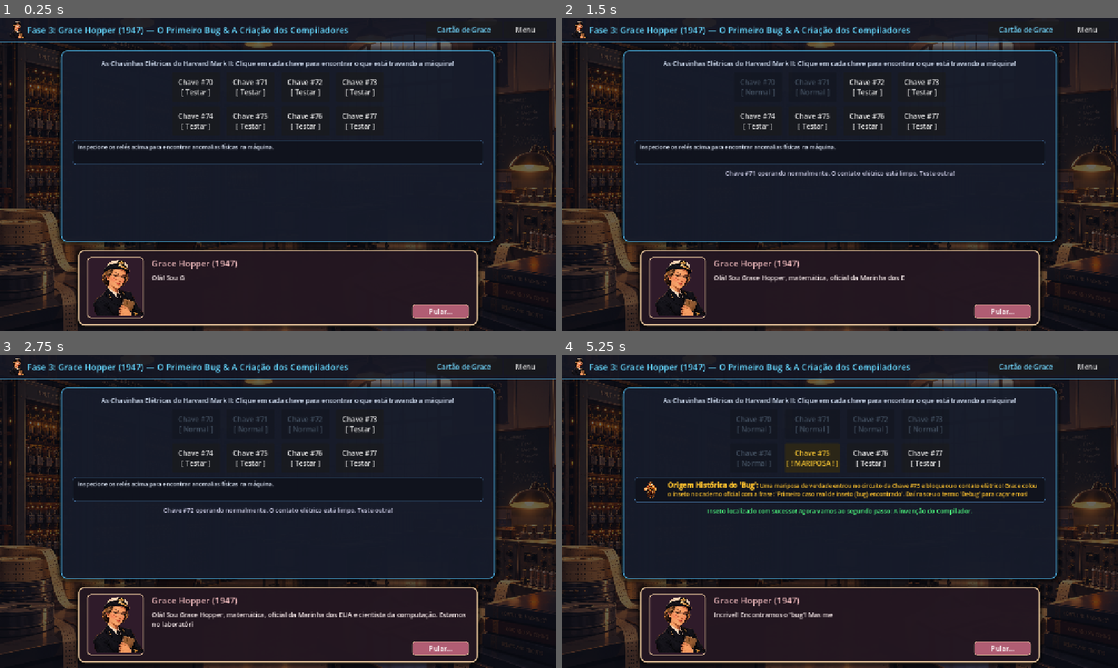
Above: before the commit, frames 1-4 (two rows, left to right).
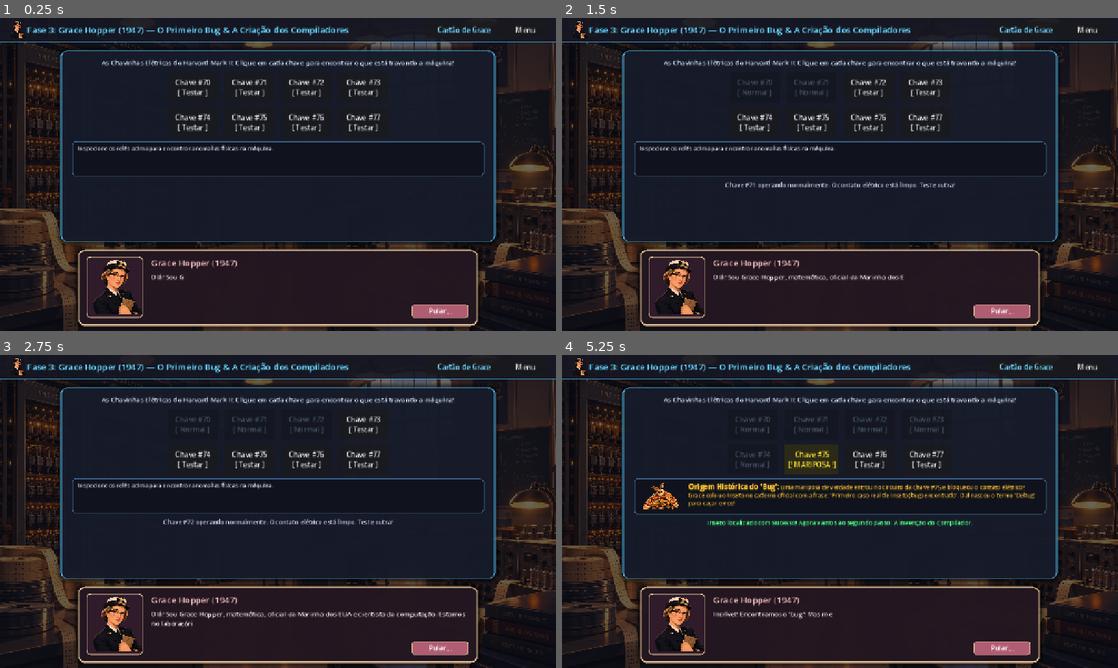
Above: after the commit, the same moments.

Repository: profthiagomendonca/Pioneiras-Alem
Game: Godot game, scene res://src/scenes/stages/stage_grace/stage_grace.tscn
Same seed, same stepped clock (60 frames per second), same inputs: the game is played once before the commit and once after it. This scene is started directly instead of the project's main scene.
Inputs (mouse positions are in pixels of both pictures, inside the frame that each line leads up to):
- Up to frame 1 (0.25 s): no input
- Up to frame 2 (1.5 s): click "Chave #70 [ Testar ]" at 0.5 s; click "Chave #71 [ Testar ]" at 1.25 s
- Up to frame 3 (2.75 s): click "Chave #72 [ Testar ]" at 2 s
- Up to frame 4 (5.25 s): click "Chave #73 [ Testar ]" at 2.75 s; click "Chave #74 [ Testar ]" at 3.5 s; click "Chave #75 [ Testar ]" at 4.25 s; click (812, 458) at 5 s, where only the run before the commit has a clickable "Chave #75 [ ! MARIPOSA ! ]"

The runs differ from the first frame. In frame 1, 6.5% of the frame differs, in the area x 1-97%, y 1-99%; in frame 2, 7.5%; in frame 3, 7.8%; in frame 4, 9.5%.

Commit message:
fix: corrigir icone do cabo 2, destacar mariposa com zoom em alta resolucao e aprimorar nitidez de fontes

Diff:
--- a/project.godot
+++ b/project.godot
@@ -1,10 +1,6 @@
 ; Engine configuration file.
 ; It's best edited using the editor UI and not directly,
-; since the parameters that go here are not all obvious.
-;
-; Format:
-;   [section] ; section goes between []
-;   param=value ; assign values to parameters
+; but it can be edited safely if you know what you are doing.
 
 config_version=5
 
@@ -13,8 +9,7 @@
 config/name="Pioneiras & Além"
 config/description="Jogo educativo e narrativo sobre as mulheres pioneiras da computação para o Computer on the Beach (COTB)."
 run/main_scene="res://src/scenes/main_menu/main_menu.tscn"
-config/features=PackedStringArray("4.6", "GL Compatibility")
-config/icon="res://icon.svg"
+config/features=PackedStringArray("4.3", "GL Compatibility")
 
 [autoload]
 
@@ -25,11 +20,23 @@
 
 window/size/viewport_width=1280
 window/size/viewport_height=720
+window/size/mode=0
+window/size/resizable=true
 window/stretch/mode="canvas_items"
 window/stretch/aspect="expand"
 window/handheld/orientation=4
 
+[gui]
+
+theme/default_font_antialiasing=1
+theme/default_font_hinting=2
+theme/default_font_subpixel_positioning=1
+
 [rendering]
 
 renderer/rendering_method="gl_compatibility"
-environment/defaults/default_clear_color=Color(0.1, 0.06, 0.09, 1)
+renderer/rendering_method.web="gl_compatibility"
+environment/defaults/default_clear_color=Color(0.10, 0.06, 0.09, 1)
+textures/canvas_textures/default_texture_filter=1
+2d/snap/snap_2d_transforms_to_pixel=true
+2d/snap/snap_2d_vertices_to_pixel=true
--- a/src/scenes/stages/stage_eniac/stage_eniac.gd
+++ b/src/scenes/stages/stage_eniac/stage_eniac.gd
@@ -26,13 +26,13 @@
 		"connected": false
 	},
 	{
-		"source": "Cabo 2: O Canal dos Números (Dados para a Conta)",
+		"source": "Cabo 2: Os Números (Dados para a Conta)",
 		"target": "Unidade de Fazer Contas (Processador / Multiplicador)",
 		"desc": "[b][color=#4fc3f7]2. Cabo dos Números (Canal de Dados):[/color][/b]\nLeva os números da trajetória guardados na memória até a peça da máquina responsável por multiplicar e fazer as contas!",
 		"connected": false
 	},
 	{
-		"source": "Cabo 3: A Saída da Resposta (Gravação Final)",
+		"source": "Cabo 3: A Resposta (Gravação Final)",
 		"target": "Mecanismo Perfurador de Cartões (Saída / Impressora)",
 		"desc": "[b][color=#81c784]3. Cabo da Resposta (Canal de Saída):[/color][/b]\nApós a conta ser feita, este cabo leva o resultado pronto para acionar as agulhas e perfurar o papel, entregando a resposta final aos cientistas!",
 		"connected": false
@@ -113,17 +113,18 @@
 
 	for idx in source_indices:
 		var btn = Button.new()
-		btn.custom_minimum_size = Vector2(360, 56)
-		btn.text = patch_connections[idx]["source"]
+		btn.custom_minimum_size = Vector2(420, 56)
+		btn.text = " " + patch_connections[idx]["source"]
 		btn.icon = cable_texture
 		btn.expand_icon = true
+		btn.alignment = HORIZONTAL_ALIGNMENT_LEFT
 		btn.set_meta("conn_index", idx)
 		btn.pressed.connect(_on_source_clicked.bind(btn, idx))
 		sources_container.add_child(btn)
 
 	for idx in target_indices:
 		var btn = Button.new()
-		btn.custom_minimum_size = Vector2(360, 56)
+		btn.custom_minimum_size = Vector2(420, 56)
 		btn.text = "[ Conectar aqui ]\n" + patch_connections[idx]["target"]
 		btn.set_meta("conn_index", idx)
 		btn.pressed.connect(_on_target_clicked.bind(btn, idx))
--- a/src/scenes/stages/stage_grace/stage_grace.gd
+++ b/src/scenes/stages/stage_grace/stage_grace.gd
@@ -10,7 +10,7 @@
 @onready var btn_learning_card: Button = %BtnLearningCard
 @onready var btn_menu: Button = %BtnMenu
 
-var moth_texture = preload("res://src/assets/textures/icons/mariposa.png")
+var moth_texture = preload("res://src/assets/textures/icons/mariposa_bug.png")
 
 var synthesis_modal_scene = preload("res://src/scenes/stages/stage_synthesis_modal.tscn")
 var synthesis_modal: PanelContainer = null
@@ -98,7 +98,7 @@
 func _setup_relays() -> void:
 	for i in range(8):
 		var btn = Button.new()
-		btn.custom_minimum_size = Vector2(110, 68)
+		btn.custom_minimum_size = Vector2(115, 70)
 		btn.text = "Chave #" + str(70 + i) + "\n[ Testar ]"
 		btn.pressed.connect(_on_relay_clicked.bind(i, btn))
 		relays_grid.add_child(btn)
@@ -110,8 +110,11 @@
 	if idx == moth_relay_index:
 		AudioManager.play_success()
 		bug_found = true
-		btn.text = "Chave #" + str(70 + idx) + "\n[ ! MARIPOSA ! ]"
-		btn.modulate = Color(1.0, 0.8, 0.2)
+		btn.icon = moth_texture
+		btn.expand_icon = true
+		btn.text = " Chave #" + str(70 + idx) + "\n [! MARIPOSA !]"
+		btn.modulate = Color(1.0, 0.9, 0.2)
+		moth_icon_rect.texture = moth_texture
 		moth_icon_rect.show()
 
 		bug_info_label.text = "[color=#fbc02d][b]Origem Histórica do 'Bug':[/b] Uma mariposa de verdade entrou no circuito da …(216 unchanged characters)…
--- a/src/scenes/stages/stage_grace/stage_grace.tscn
+++ b/src/scenes/stages/stage_grace/stage_grace.tscn
@@ -3,7 +3,7 @@
 [ext_resource type="Script" path="res://src/scenes/stages/stage_grace/stage_grace.gd" id="1_stage"]
 [ext_resource type="PackedScene" path="res://src/scenes/dialogue_system/dialogue_box.tscn" id="2_dialogue"]
 [ext_resource type="Texture2D" path="res://src/assets/textures/backgrounds/Fundo fase 2.png" id="3_bg_grace"]
-[ext_resource type="Texture2D" path="res://src/assets/textures/icons/mariposa.png" id="4_moth"]
+[ext_resource type="Texture2D" path="res://src/assets/textures/icons/mariposa_bug.png" id="4_moth"]
 
 [sub_resource type="StyleBoxFlat" id="StyleBoxFlat_header"]
 bg_color = Color(0.08, 0.09, 0.14, 0.85)
@@ -146,24 +146,24 @@
 columns = 4
 
 [node name="BugPanel" type="PanelContainer" parent="MainPanel/Margin/VBox"]
-custom_minimum_size = Vector2(0, 56)
+custom_minimum_size = Vector2(0, 80)
 layout_mode = 2
 theme_override_styles/panel = SubResource("StyleBoxFlat_desc")
 
 [node name="Margin" type="MarginContainer" parent="MainPanel/Margin/VBox/BugPanel"]
 layout_mode = 2
-theme_override_constants/margin_left = 12
-theme_override_constants/margin_top = 6
-theme_override_constants/margin_right = 12
-theme_override_constants/margin_bottom = 6
+theme_override_constants/margin_left = 14
+theme_override_constants/margin_top = 8
+theme_override_constants/margin_right = 14
+theme_override_constants/margin_bottom = 8
 
 [node name="HBoxBug" type="HBoxContainer" parent="MainPanel/Margin/VBox/BugPanel/Margin"]
 layout_mode = 2
-theme_override_constants/separation = 14
+theme_override_constants/separation = 16
 
 [node name="MothIconRect" type="TextureRect" parent="MainPanel/Margin/VBox/BugPanel/Margin/HBoxBug"]
 unique_name_in_owner = true
-custom_minimum_size = Vector2(50, 44)
+custom_minimum_size = Vector2(96, 64)
 layout_mode = 2
 texture = ExtResource("4_moth")
 expand_mode = 1
--- a/src/scenes/stages/stage_katherine/stage_katherine.tscn
+++ b/src/scenes/stages/stage_katherine/stage_katherine.tscn
@@ -1,9 +1,11 @@
-[gd_scene load_steps=8 format=3]
+[gd_scene load_steps=10 format=3]
 
 [ext_resource type="Script" path="res://src/scenes/stages/stage_katherine/stage_katherine.gd" id="1_stage"]
 [ext_resource type="PackedScene" path="res://src/scenes/dialogue_system/dialogue_box.tscn" id="2_dialogue"]
 [ext_resource type="Texture2D" path="res://src/assets/textures/backgrounds/Fundo fase 4.png" id="3_bg_katherine"]
 [ext_resource type="Texture2D" path="res://src/assets/textures/icons/Regua_nasa.png" id="4_ruler_icon"]
+[ext_resource type="FontFile" path="res://src/assets/fonts/font_regular.ttf" id="5_font_reg"]
+[ext_resource type="FontFile" path="res://src/assets/fonts/font_bold.ttf" id="6_font_bold"]
 
 [sub_resource type="StyleBoxFlat" id="StyleBoxFlat_header"]
 bg_color = Color(0.08, 0.09, 0.14, 0.85)
@@ -142,18 +144,21 @@
 stretch_mode = 5
 
 [node name="RulerText" type="RichTextLabel" parent="MainPanel/Margin/VBox/TopInfoHBox"]
-custom_minimum_size = Vector2(0, 85)
-layout_mode = 2
-size_flags_horizontal = 3
-theme_override_colors/default_color = Color(0.9, 0.94, 1.0, 1)
-theme_override_font_sizes/normal_font_size = 13
+custom_minimum_size = Vector2(0, 95)
+layout_mode = 2
+size_flags_horizontal = 3
+theme_override_colors/default_color = Color(0.92, 0.95, 1.0, 1)
+theme_override_fonts/normal_font = ExtResource("5_font_reg")
+theme_override_fonts/bold_font = ExtResource("6_font_bold")
+theme_override_font_sizes/normal_font_size = 14
+theme_override_font_sizes/bold_font_size = 14
 bbcode_enabled = true
 scroll_active = false
-text = "[b]Caderno de Anotações de Katherine Johnson (NASA 1962):[/b]
+text = "[b][color=#ffd54f]Caderno de Anotações de Katherine Johnson (NASA 1962):[/color][/b]
 Para trazer a cápsula Friendship 7 de John Glenn em segurança para a Terra, deduza e calibre os 3 controles:
-• [b]Ângulo Seguro:[/b] Se entrar muito deitada (<6.5°), a nave quica na atmosfera e volta para o espaço; se entrar muito em pé (>7.1°), queima como um meteoro. O meio ideal fica perto de 6.8°.
-• [b]Velocidade Orbital:[/b] A velocidade segura de órbita baixa da Terra deve estabilizar próxima de 17.500 mph.
-• [b]Freio (Retrofoguetes):[/b] Os jatos de desaceleração devem queimar por cerca de meio minuto (30 segundos)."
+• [b][color=#ffd54f]Ângulo Seguro:[/color][/b] Se entrar muito deitada (<6.5°), a nave quica na atmosfera e volta para o espaço; se entrar muito em pé (>7.1°), queima como um meteoro. O meio ideal fica perto de 6.8°.
+• [b][color=#4fc3f7]Velocidade Orbital:[/color][/b] A velocidade segura de órbita baixa da Terra deve estabilizar próxima de 17.500 mph.
+• [b][color=#81c784]Freio (Retrofoguetes):[/color][/b] Os jatos de desaceleração devem queimar por cerca de meio minuto (30 segundos)."
 
 [node name="LabelCorridor" type="Label" parent="MainPanel/Margin/VBox"]
 unique_name_in_owner = true
Binary file added: src/assets/fonts/font_bold.ttf
Not shown, added: src/assets/fonts/font_bold.ttf.import
Binary file added: src/assets/fonts/font_regular.ttf
Not shown, added: src/assets/fonts/font_regular.ttf.import
Binary file added: src/assets/textures/icons/mariposa_bug.png
Not shown, added: src/assets/textures/icons/mariposa_bug.png.import
Binary file changed: web_build/index.apple-touch-icon.png
Binary file changed: web_build/index.icon.png
Not shown, changed: web_build/index.html
Not shown, changed: web_build/index.pck
